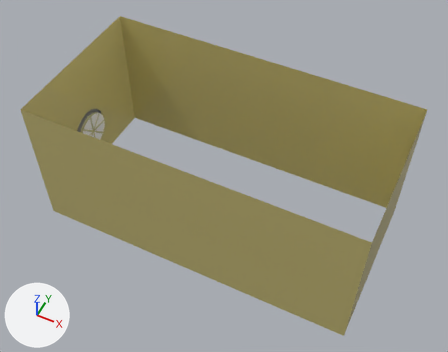
The FBX model Pre-Production/Art_Files/Maya_Files/FBX/Buildings/Tall_1/Middle.fbx, before and after one commit.
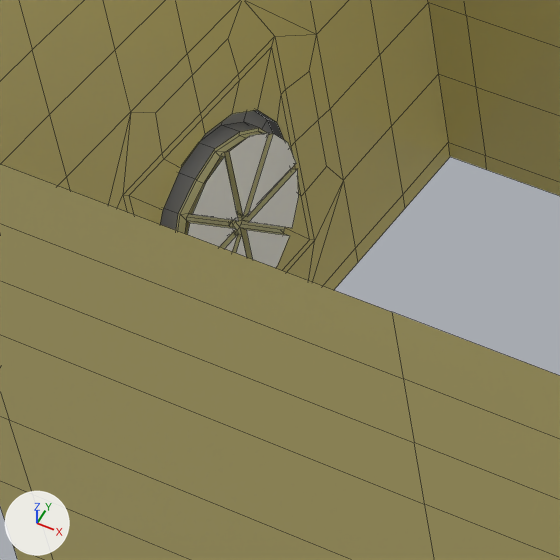
Each version appears first whole from a camera (50 mm lens) standing at (8.6, -7.08, 16.64) and looking at (4.13, 1.87, 5.46), and next in a close-up on the part from 10% to 35% of the width and 25% to 56% of the height. Every picture has the same lights, and +X, +Y and +Z are marked at lower left. The close-ups show mesh edges as thin lines. Where no turn or scale is listed for an object, it has been applied to the vertices.

Objects in the first close-up: 'TallHouse.025'.
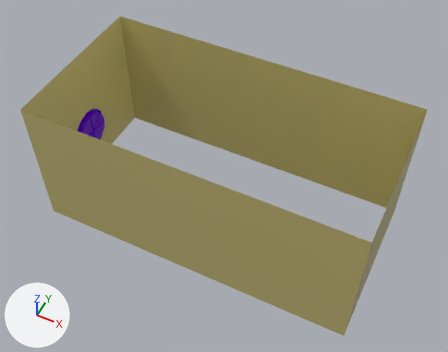
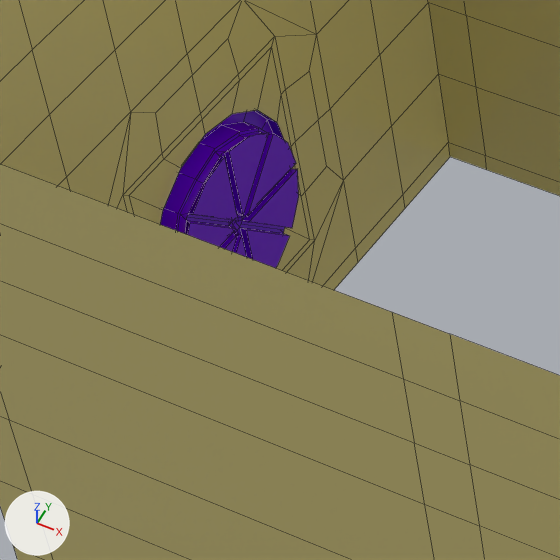
The newer file is also turned or shifted as a whole; pictures and numbers use the older file's frame.

Changed parts and their boxes [x1, y1, x2, y2] in the close-ups (560 x 560 px):
part 1 of me_mesh, built on
    both: [392, 312, 560, 560]
part 2 of me_mesh, recoloured (grey to purple)
    both: [160, 110, 284, 230]
part 3 of me_mesh, recoloured (yellow to purple)
    both: [176, 128, 297, 259]
part 4 of me_mesh, recoloured (grey to purple)
    both: [187, 133, 299, 268]

Edits to the bpy script that builds the scene:
```text
Add mat_rest:
    mat_rest = principled_material('Rest')
    mat_rest.base_color = (0.162, 0.0, 0.8)  # purple #7000e7
    mat_rest.roughness = 0.2
Change me_mesh:
    used by ob_tallhouse_025; location = (0.0, 0.0, 0.0)
    remove me_mesh.from_pydata(...)  # 420 vertices, 400 faces; spans x -0.02..8.04, y 0.04..4.04, z 3.87..7.43
    add me_mesh.from_pydata(...)  # 438 vertices, 416 faces; spans x -0.02..8.04, y 0.04..4.04, z 3.87..7.43
    me_mesh part 1
    8 faces are deleted
    9 new vertices lie (-2.39, 0.0, 0.0) away from vertices in x 5.38, y 0.04, z 3.87..7.43
    16 new faces join them, mat_plaster (yellow #d6c981)
    me_mesh part 2: 48 faces spanning x -0.02..0.1, y 1.44..2.65, z 4.48..5.68 switch from mat_stone (grey #9b9b9b) to mat_rest (purple #7000e7)
    me_mesh part 3: 104 faces spanning x 0.08..0.16, y 1.53..2.56, z 4.57..5.6 switch from mat_wood (beige #d9d5a3) to mat_rest (purple #7000e7)
    me_mesh part 4: 8 faces spanning x 0.16, y 1.53..2.56, z 4.57..5.59 switch from mat_glass (white #ffffff) to mat_rest (purple #7000e7)
```
